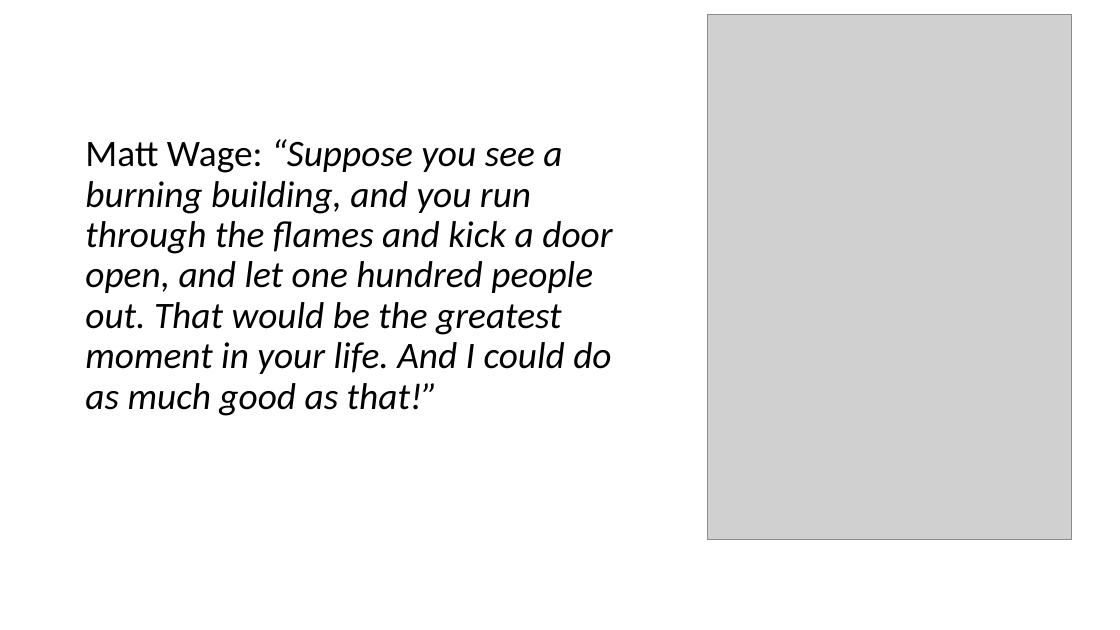
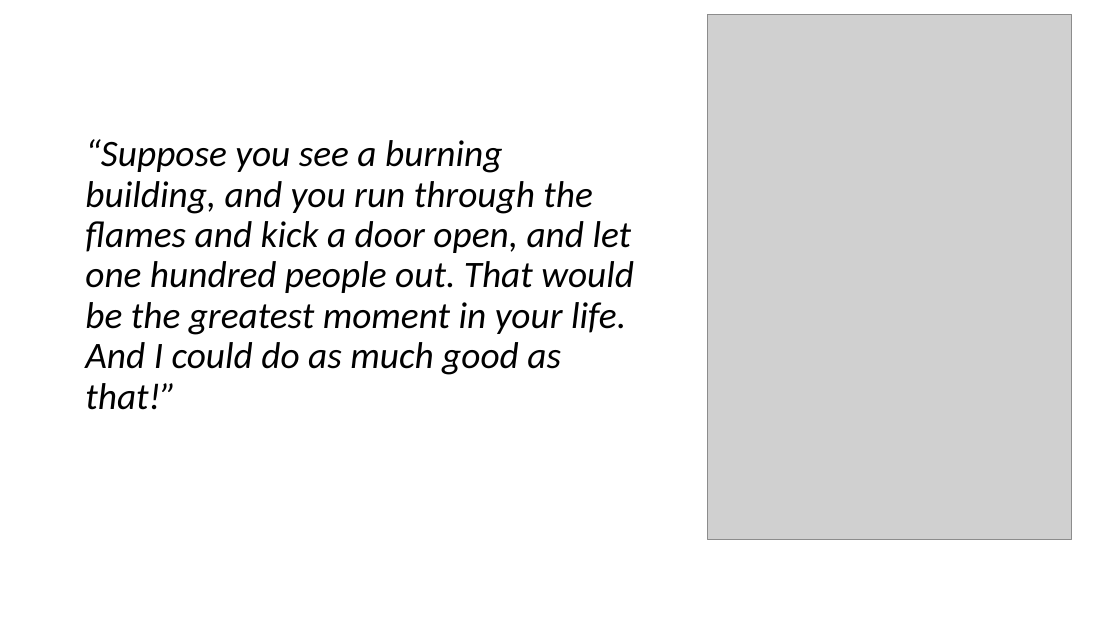
Before and after one commit to eanyc/eanyc.github.io, a slide deck: slide 6 of talk/talk.pptx. Drawn at 1120x630 pixels with LibreOffice and Linux fonts; fonts in the diff are those of the drawing; grey boxes stand for pictures; background and template pictures are left out. Boxes give left, top, right and bottom in pixels: in the first picture for what was removed or moved away, otherwise in the second. Text is boxed around its words. In the diff, an @@ line names an element or a change of style, - is before the commit and + after.

```diff
--- a/talk/talk.pptx
+++ b/talk/talk.pptx
@@ text at bbox=[85, 139, 634, 410]: text changed @@
-Matt Wage: “Suppose you see a burning building, and you run through the flames and kick a door open, and let one hundred people out. That would be the greatest moment in your life. And I could do as much good as that!”
+“Suppose you see a burning building, and you run through the flames and kick a door open, and let one hundred people out. That would be the greatest moment in your life. And I could do as much good as that!”
```
Also in this commit, not shown: 6 other slides changed, 4 slides added, 3 slides removed.
